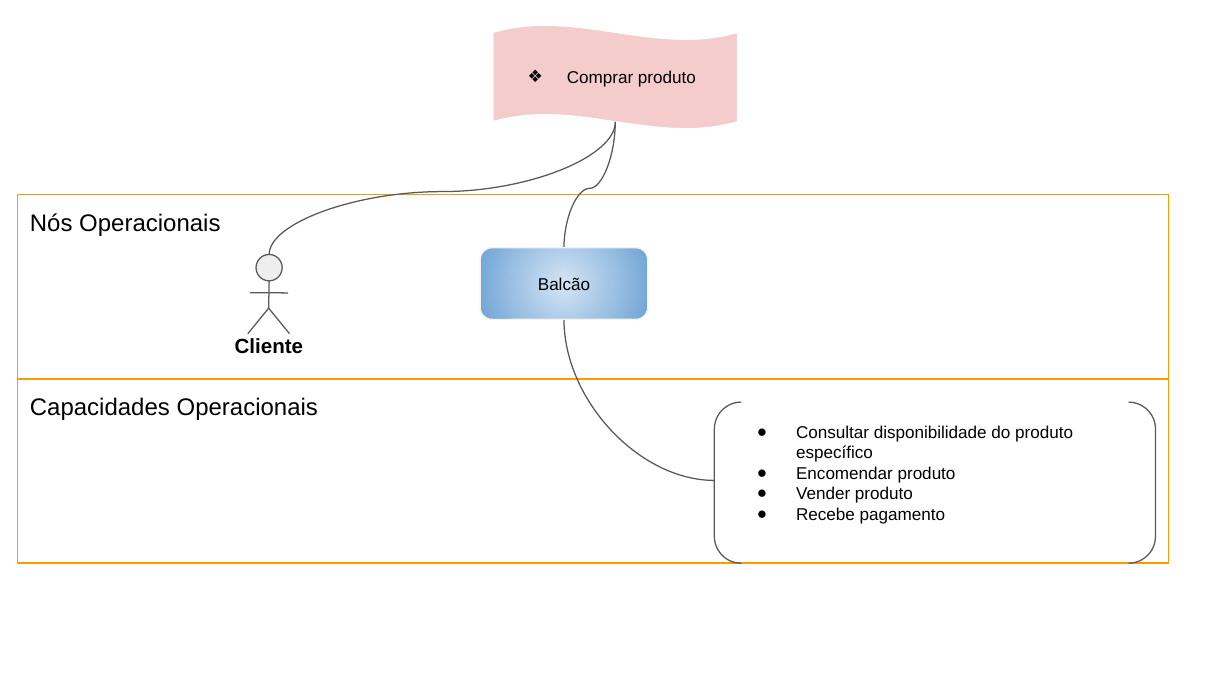
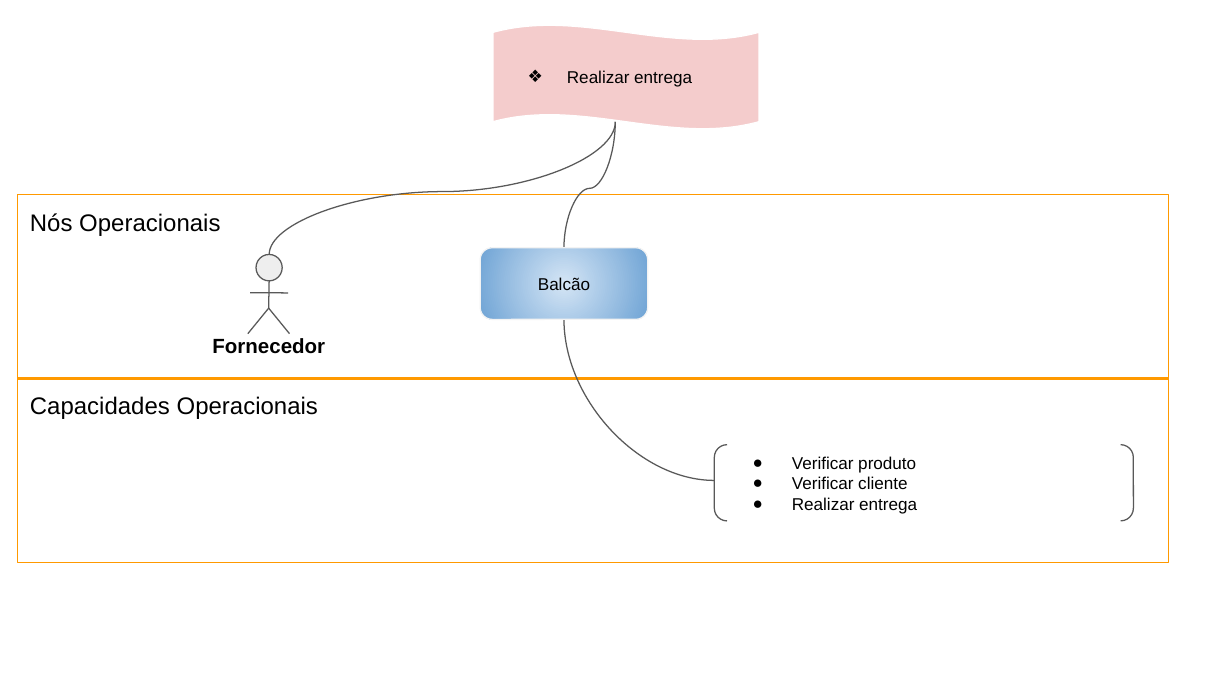
Before and after one commit to caevs/Tcc, a slide deck: slide 6 of 15. Arquitetura de Negócio para cada Cenário.pptx (slide 5 before the commit). Drawn at 1232x693 pixels with LibreOffice and Linux fonts; fonts in the diff are those of the drawing. Boxes give left, top, right and bottom in pixels: in the first picture for what was removed or moved away, otherwise in the second. Text is boxed around its words. In the diff, an @@ line names an element or a change of style, - is before the commit and + after.

```diff
--- a/15. Arquitetura de Negócio para cada Cenário.pptx
+++ b/15. Arquitetura de Negócio para cada Cenário.pptx
@@ wave "Realizar entrega": place and size @@
-wave "Realizar entrega" at [493, 25, 737, 128]
+wave "Realizar entrega" at [493, 25, 759, 128]
@@ text in wave at [567, 70, 692, 87]: text changed @@
-❖ Comprar produto
+❖ Realizar entrega
@@ text at [212, 338, 325, 354]: text changed @@
-Cliente
+Fornecedor
@@ bracket pair "Verificar produto": place and size @@
-bracket pair "Verificar produto" at [715, 402, 1156, 563]
+bracket pair "Verificar produto" at [715, 445, 1133, 521]
@@ text in bracket pair at [792, 456, 917, 514]: text changed @@
-● Consultar disponibilidade do produto específico
-● Encomendar produto
-● Vender produto
-● Recebe pagamento
+● Verificar produto
+● Verificar cliente
+● Realizar entrega
```
Also in this commit, not shown: 6 other slides changed, 1 slide added.
